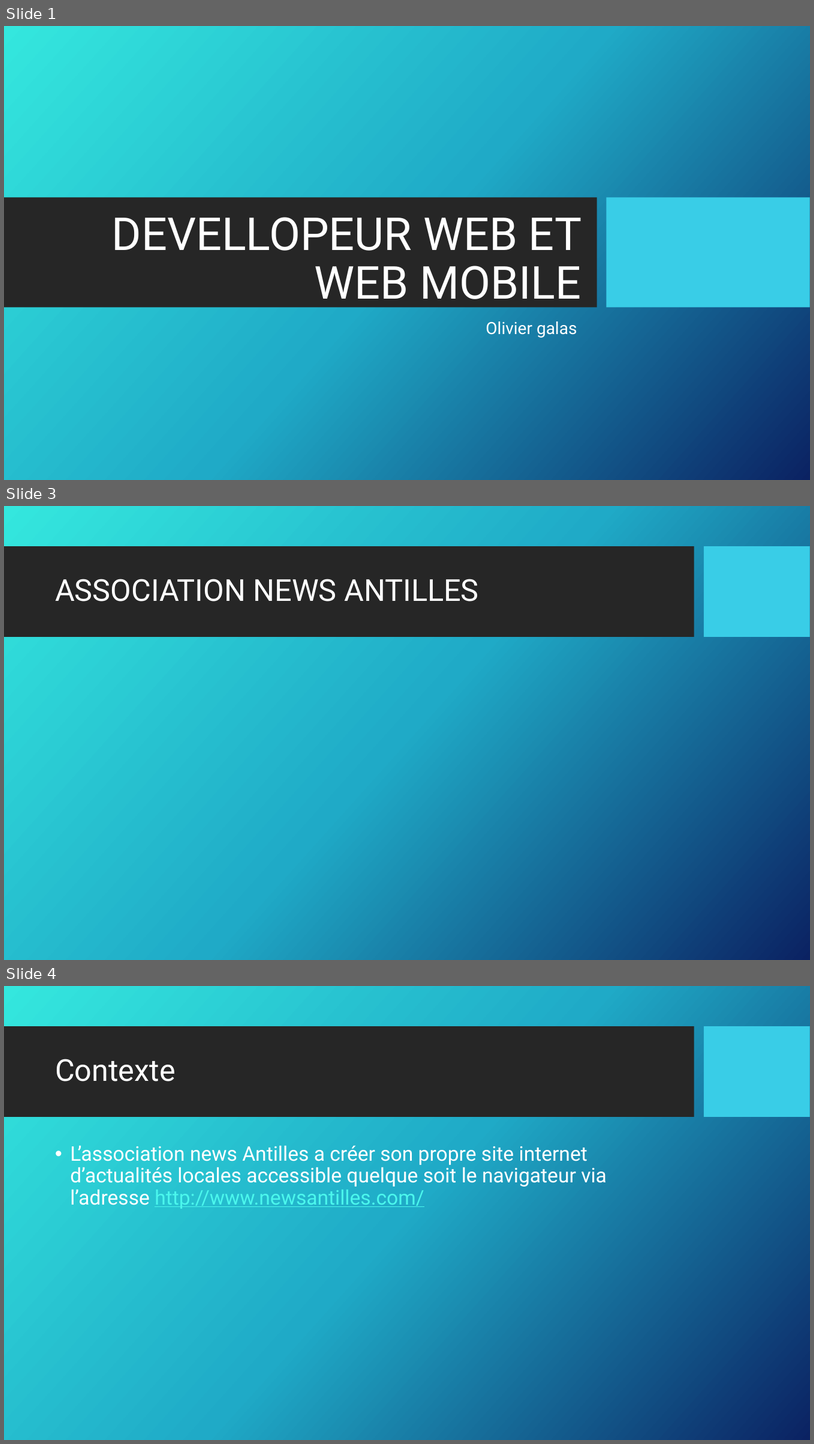
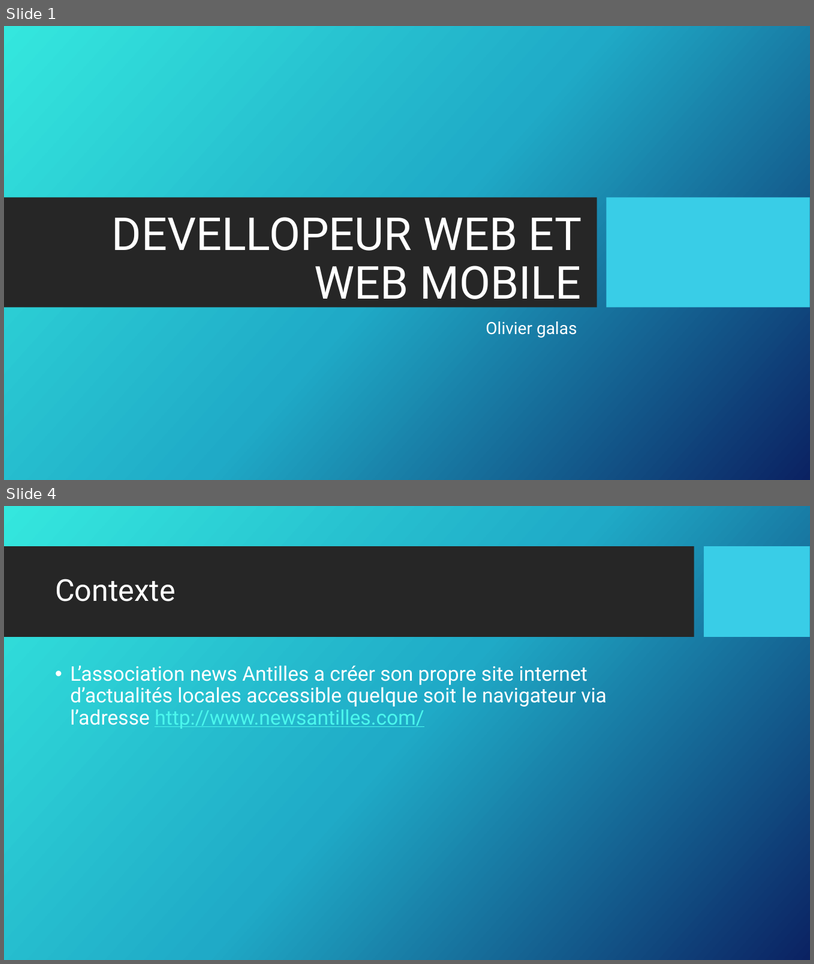
Before and after one commit to Lanagramme/NewsAntilles, a slide deck: DEVELLOPEUR WEB ET WEB MOBILE.pptx. Shown one above the other, each under a label of ours: slides 1, 3 and 4 before the commit, slides 1 and 4 after it; the slides between them are not shown. The pictures are 814x1444 and 814x964 pixels, drawn with LibreOffice and Linux fonts; fonts in the diff are those of the drawing; background and template pictures are left out. Boxes give left, top, right and bottom in pixels: in the first picture for what was removed or moved away, otherwise in the second. Text is boxed around its words. In the diff, an @@ line names an element or a change of style, - is before the commit and + after.

```diff
--- a/DEVELLOPEUR WEB ET WEB MOBILE.pptx
+++ b/DEVELLOPEUR WEB ET WEB MOBILE.pptx
@@ slide 3 removed at <box>4,506,810,960</box>, background picture (left out); not listed: 2 template elements that a slide beside it also shows @@
@@ title removed at <box>55,579,479,601</box> @@
-ASSOCIATION NEWS ANTILLES
```
Also in this commit, not shown: 6 slides changed, 16 slides added, 1 other slide removed.
